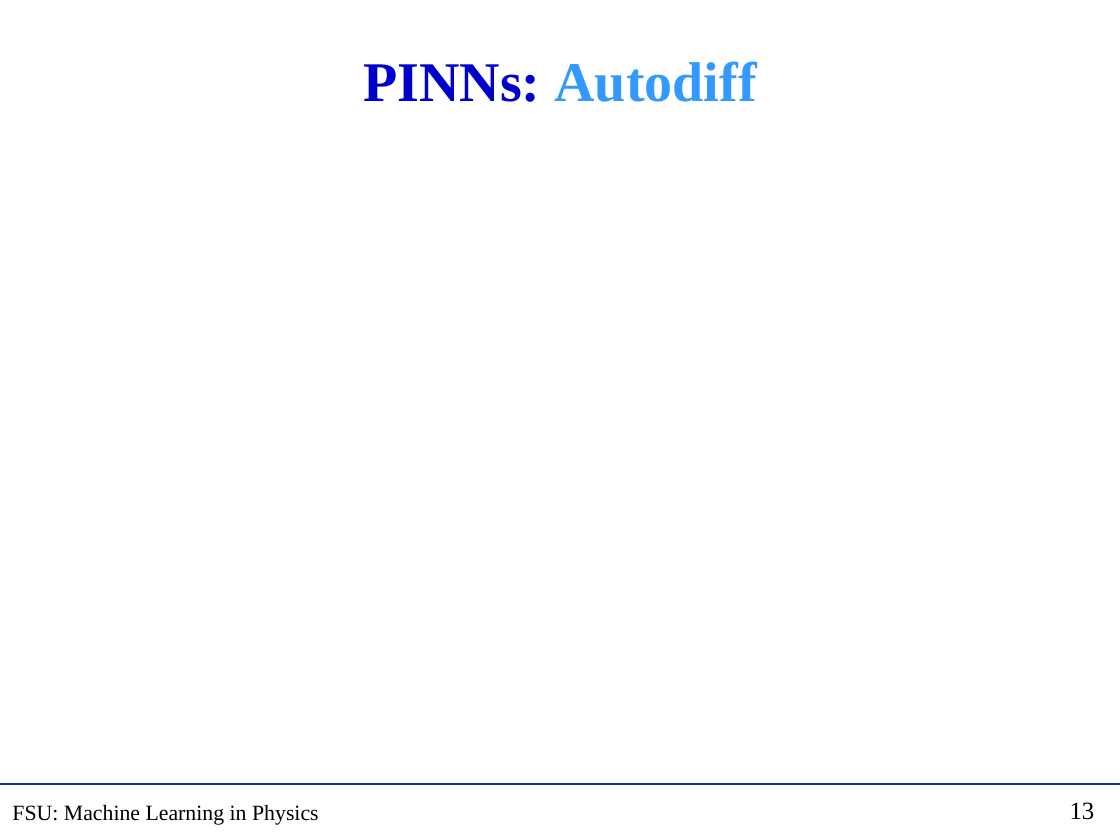
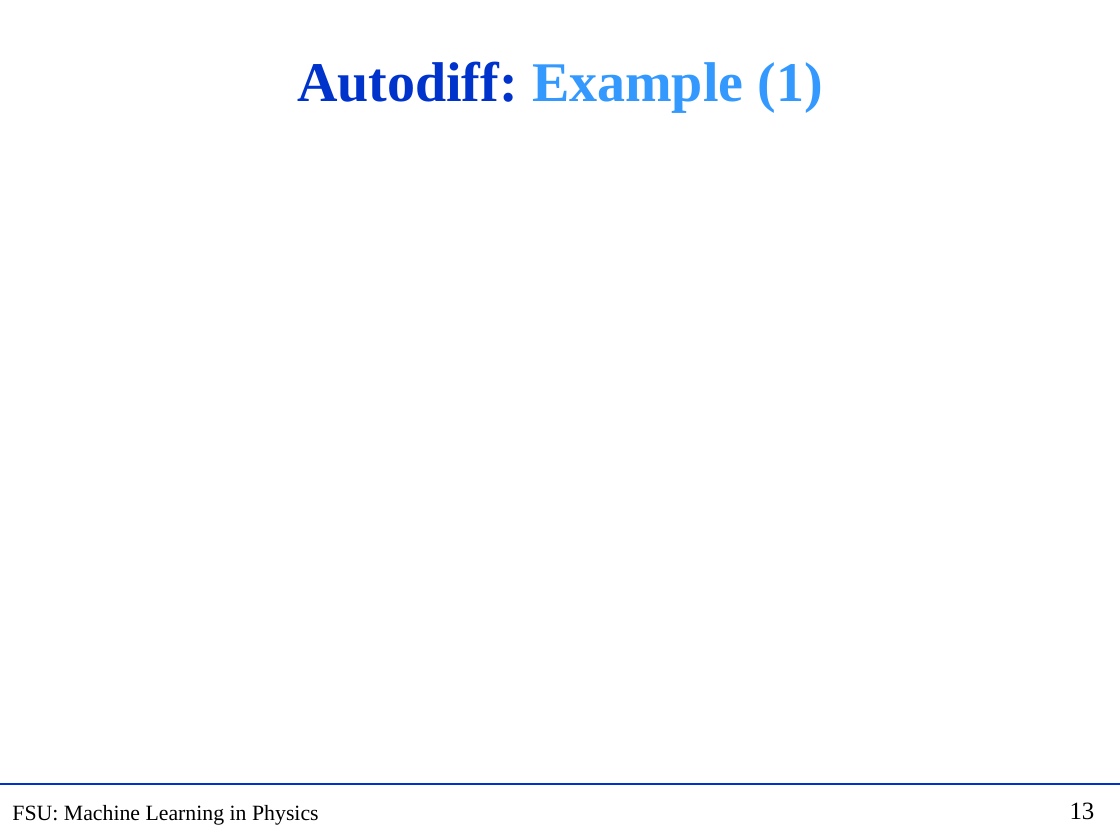
Before and after one commit to hbprosper/mlinphysics, a slide deck: slide 13 of Lectures/03.PINN/Lecture_PINN.pptx. Drawn at 1120x840 pixels with LibreOffice and Linux fonts; fonts in the diff are those of the drawing; grey boxes stand for pictures. Boxes give left, top, right and bottom in pixels: in the first picture for what was removed or moved away, otherwise in the second. Text is boxed around its words. In the diff, an @@ line names an element or a change of style, - is before the commit and + after.

```diff
--- a/Lectures/03.PINN/Lecture_PINN.pptx
+++ b/Lectures/03.PINN/Lecture_PINN.pptx
@@ title at (297, 61, 822, 112): text changed @@
-PINNs: Autodiff
+Autodiff: Example (1)
```
Also in this commit, not shown: 6 other slides changed, 1 slide added, 4 slides removed, 14 other files.
